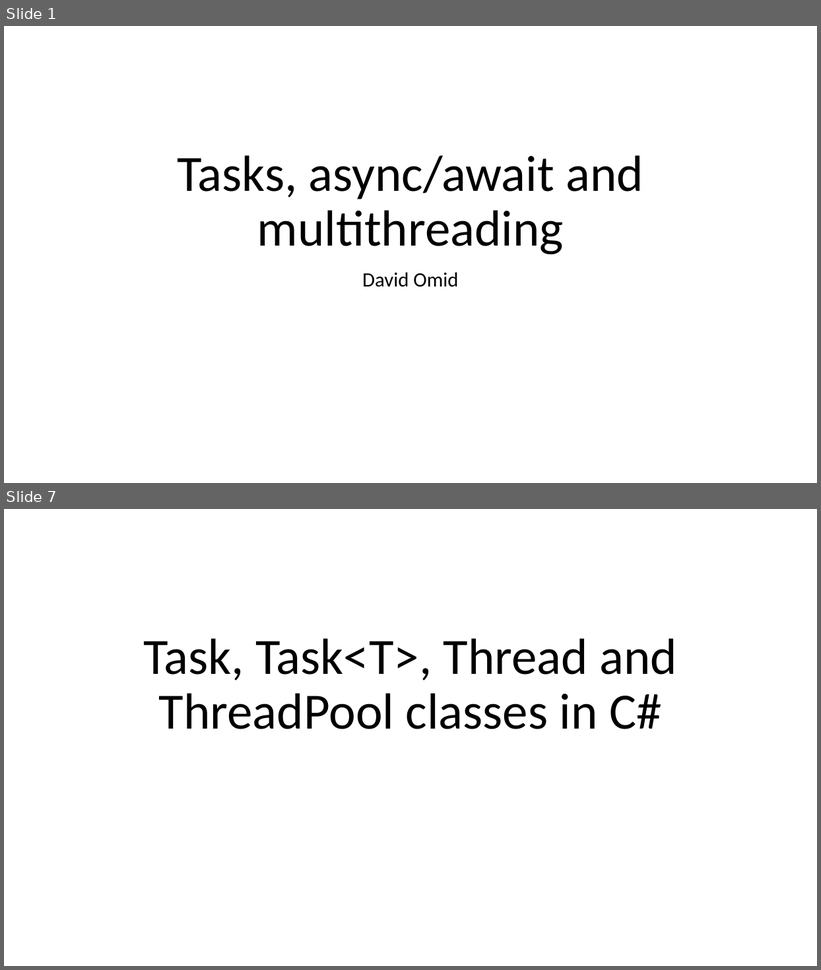
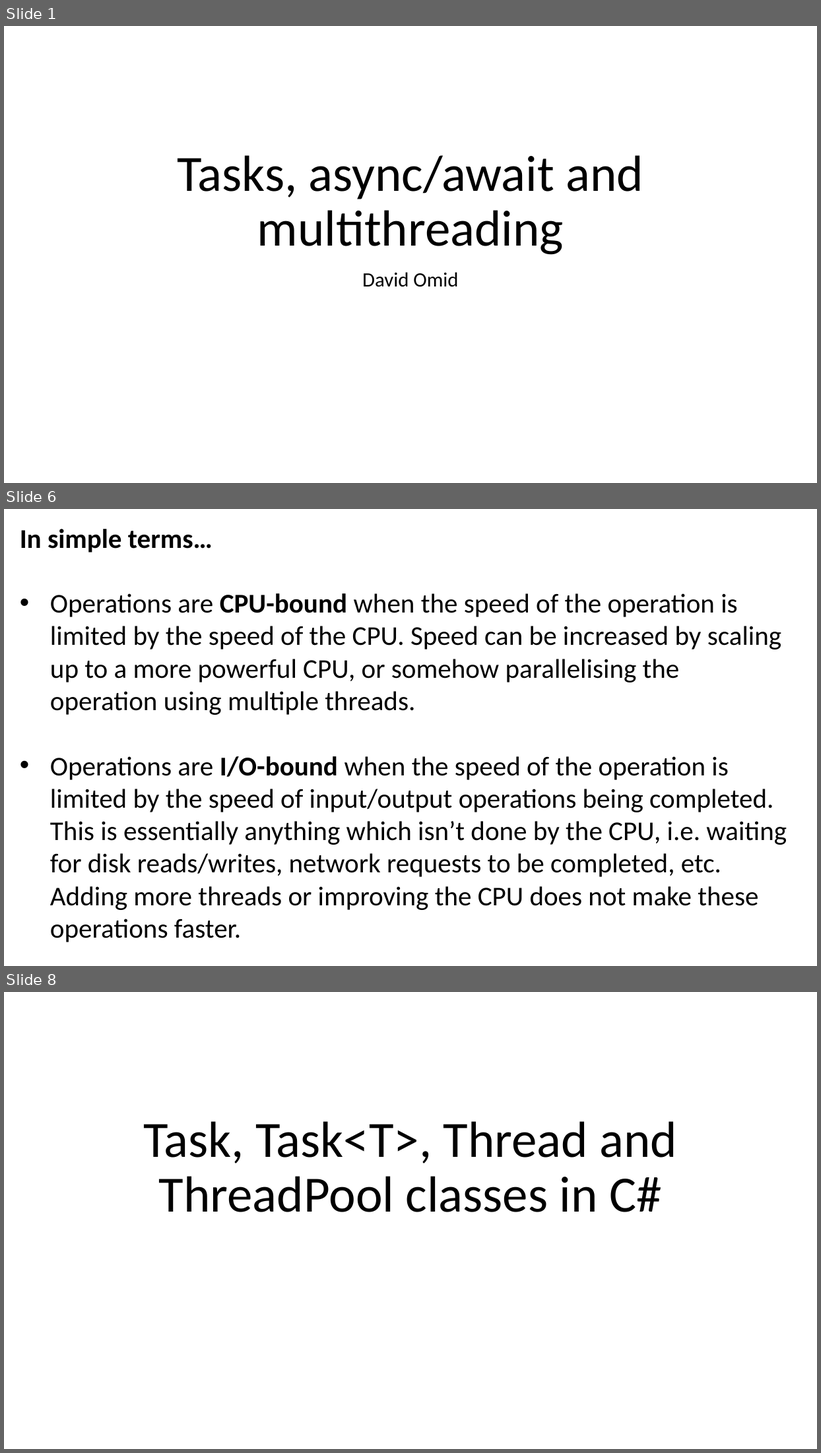
Before and after one commit to JoshKain/AsyncAwaitQuiz, a slide deck: Async and await presentation.pptx. Shown one above the other, each under a label of ours: slides 1 and 7 before the commit, slides 1, 6 and 8 after it; the slides between them are not shown. The pictures are 821x970 and 821x1453 pixels, drawn with LibreOffice and Linux fonts; fonts in the diff are those of the drawing. Boxes give left, top, right and bottom in pixels: in the first picture for what was removed or moved away, otherwise in the second. Text is boxed around its words. In the diff, an @@ line names an element or a change of style, - is before the commit and + after.

Commit message:
Improved slides, added more details on synchronous vs asynchronous code, CPU-bound vs I/O-bound

```diff
--- a/Async and await presentation.pptx
+++ b/Async and await presentation.pptx
@@ slide 6 added at <box>4,509,817,966</box>, background #FFFFFF @@
@@ text added at <box>20,529,787,943</box>, 32 pt, text #000000 @@
+In simple terms…
+• Operations are CPU-bound when the speed of the operation is limited by the speed of the CPU. Speed can be increased by scaling up to a more powerful CPU, or somehow parallelising the operation using multiple threads.
+• Operations are I/O-bound when the speed of the operation is limited by the speed of input/output operations being completed. This is essentially anything which isn’t done by the CPU, i.e. waiting for disk reads/writes, network requests to be completed, etc.
+  Adding more threads or improving the CPU does not make these operations faster.
@@ what was slide 7 is now slide 8 @@
```
Also in this commit, not shown: 6 slides changed, 4 other slides added.
